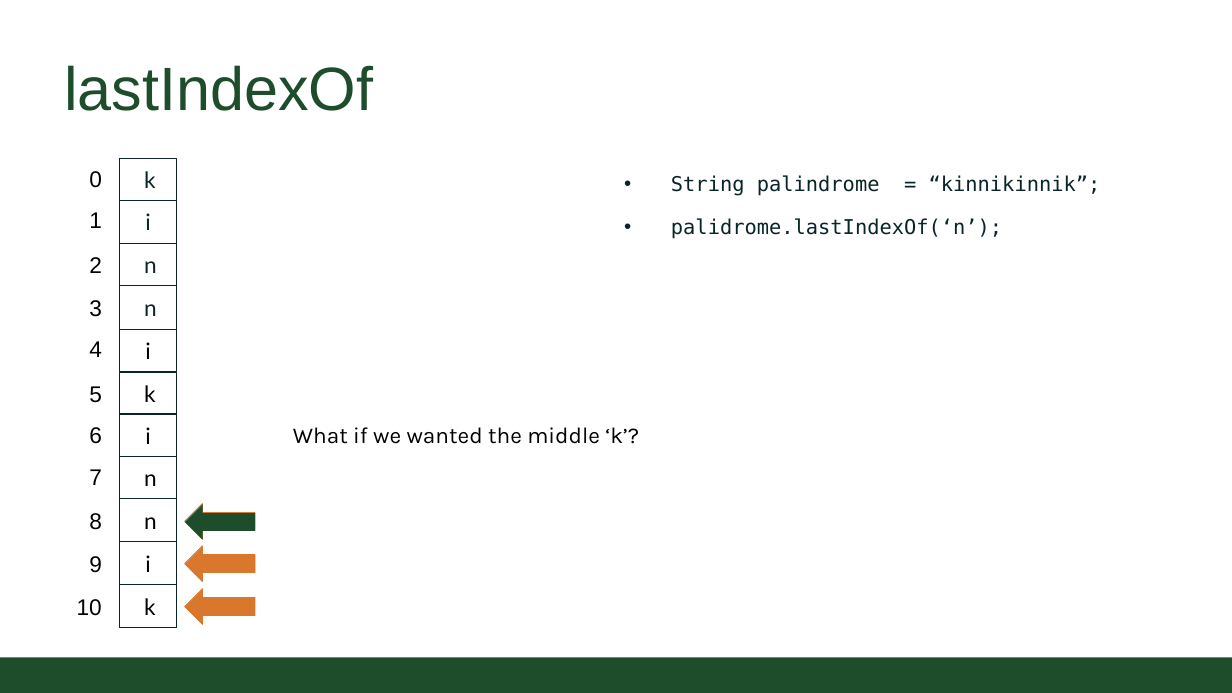
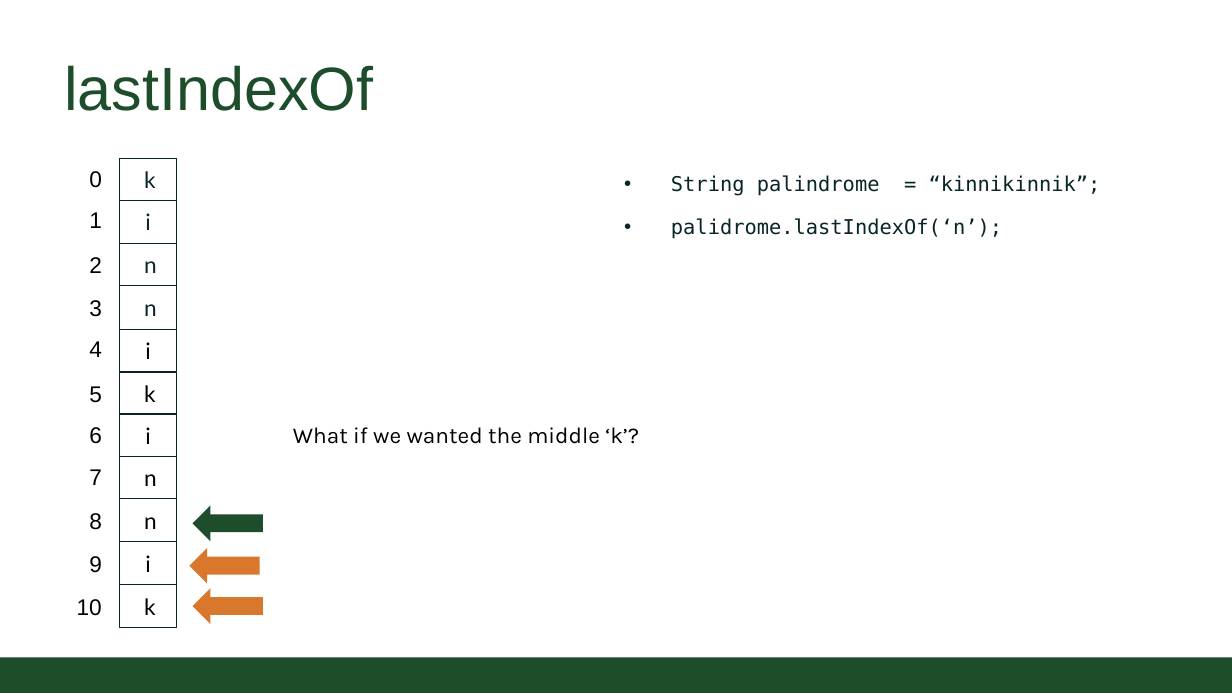
Before and after one commit to CSU-CompSci-CS163-4/Handouts, a slide deck: slide 7 of slides/On-Campus/06_03_StringManipulation.pptx. Drawn at 1232x693 pixels with LibreOffice and Linux fonts; fonts in the diff are those of the drawing; background and template pictures are left out. Boxes give left, top, right and bottom in pixels: in the first picture for what was removed or moved away, otherwise in the second. Text is boxed around its words. In the diff, an @@ line names an element or a change of style, - is before the commit and + after.

```diff
--- a/slides/On-Campus/06_03_StringManipulation.pptx
+++ b/slides/On-Campus/06_03_StringManipulation.pptx
@@ left arrow removed at (x1=185, y1=504, x2=255, y2=540) @@
@@ 3 left arrows moved together from (x1=185, y1=504, x2=255, y2=625) to (x1=189, y1=506, x2=263, y2=624) @@
@@ left arrow removed at (x1=185, y1=545, x2=255, y2=581) @@
@@ left arrow removed at (x1=185, y1=589, x2=255, y2=625) @@
```
Also in this commit, not shown: 7 other slides changed, 1 slide added, 1 slide removed.
